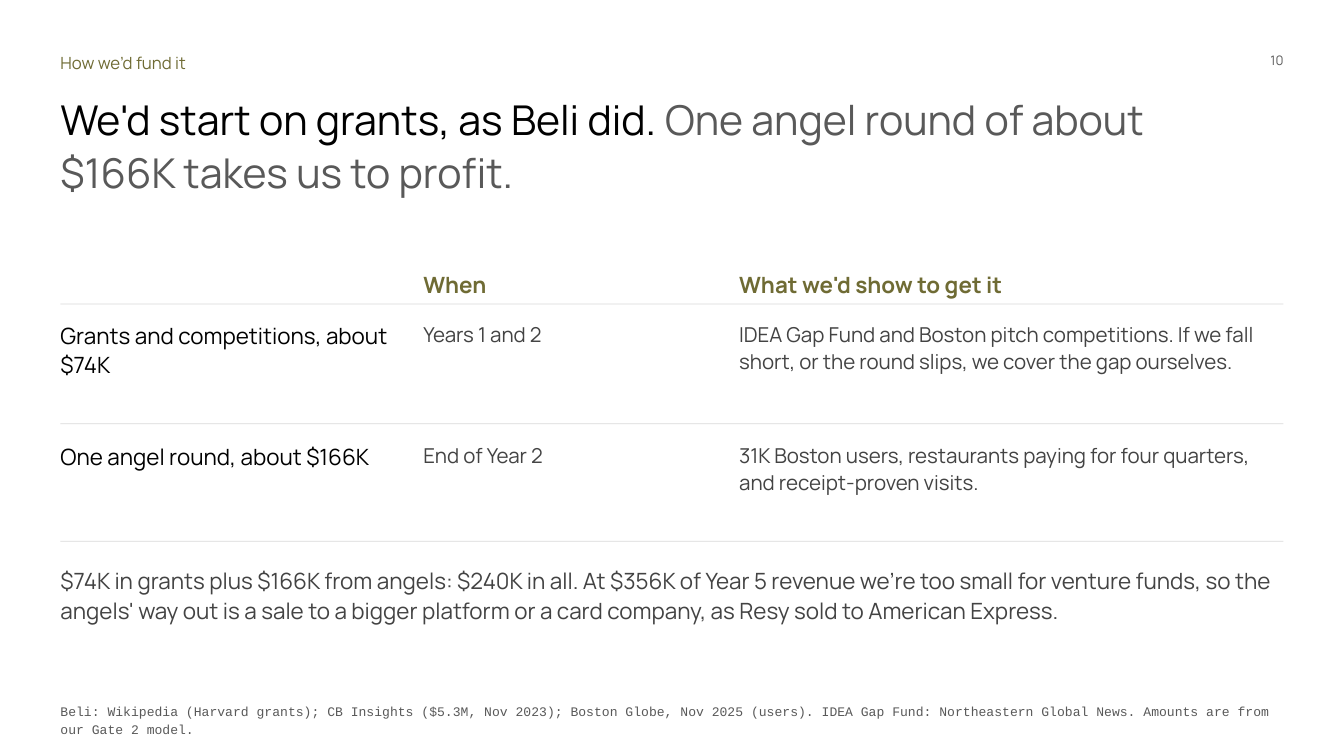
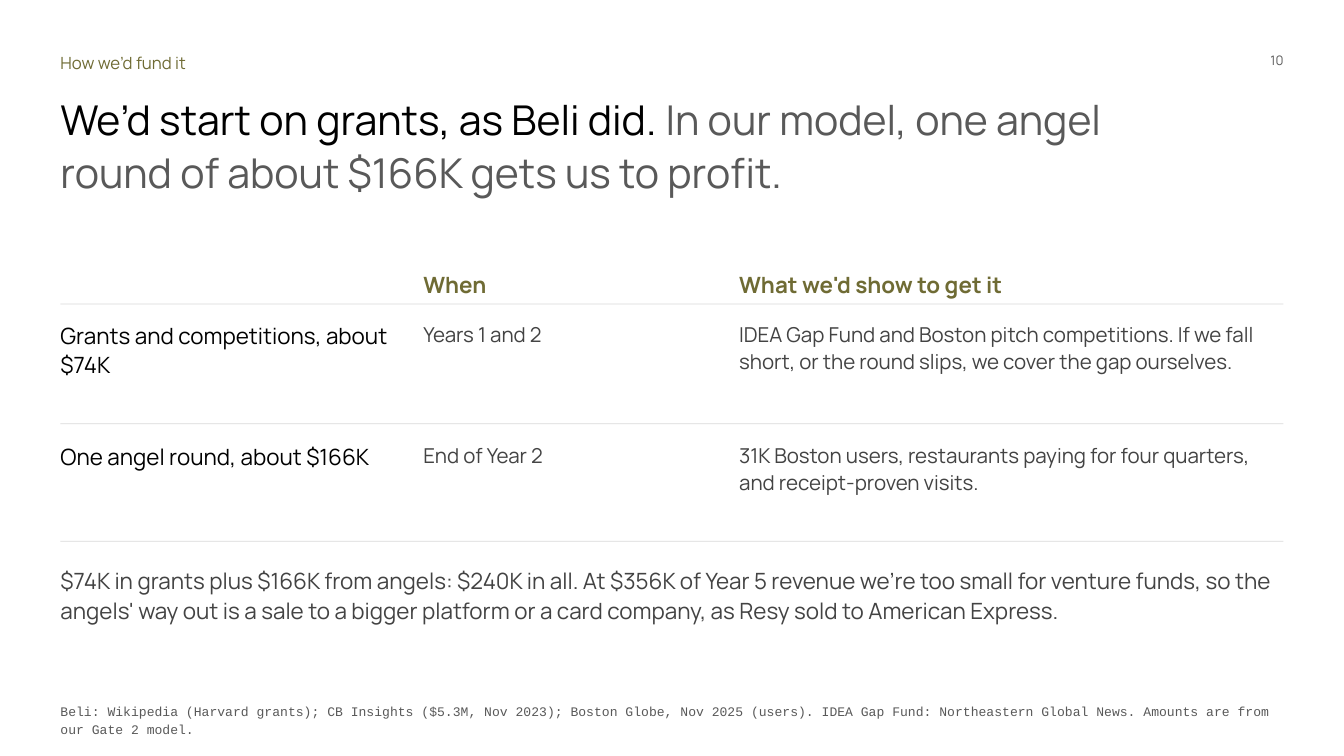
Before and after one commit to Dinguusto/Alex-s-workout-app, a slide deck: slide 10 of ENTR_4501_Gate_2_deck_readable.pptx. Drawn at 1344x756 pixels with LibreOffice and Linux fonts; fonts in the diff are those of the drawing. Boxes give left, top, right and bottom in pixels: in the first picture for what was removed or moved away, otherwise in the second. Text is boxed around its words. In the diff, an @@ line names an element or a change of style, - is before the commit and + after.

```diff
--- a/ENTR_4501_Gate_2_deck_readable.pptx
+++ b/ENTR_4501_Gate_2_deck_readable.pptx
@@ text at box(60, 104, 1101, 199): text changed @@
-We'd start on grants, as Beli did. One angel round of about $166K takes us to profit.
+We’d start on grants, as Beli did. In our model, one angel round of about $166K gets us to profit.
```
Also in this commit, not shown: 10 other slides changed.
